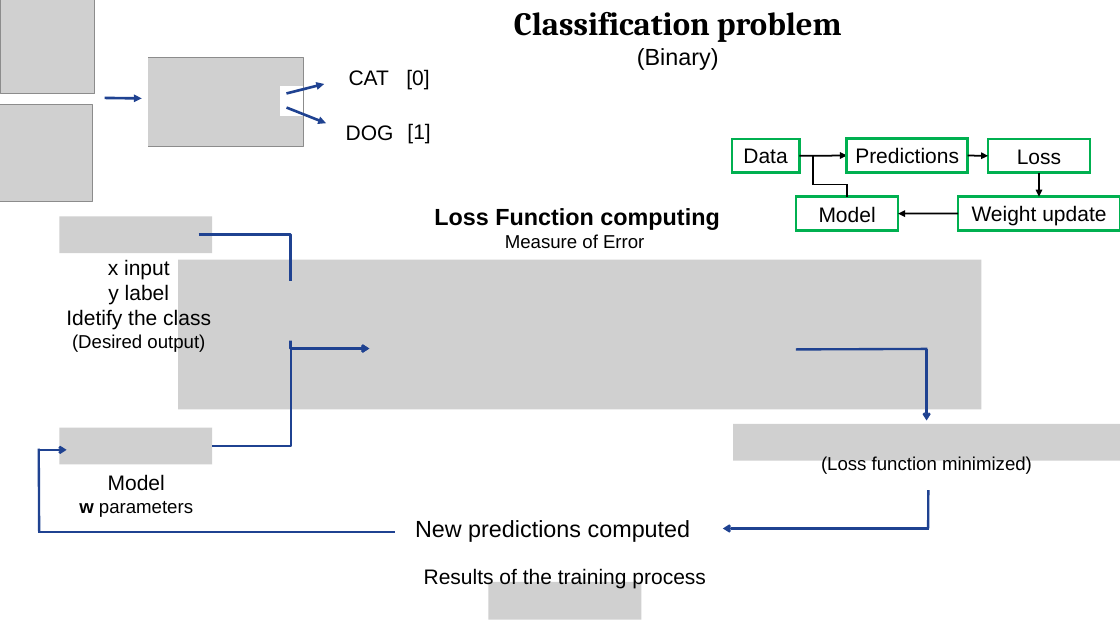
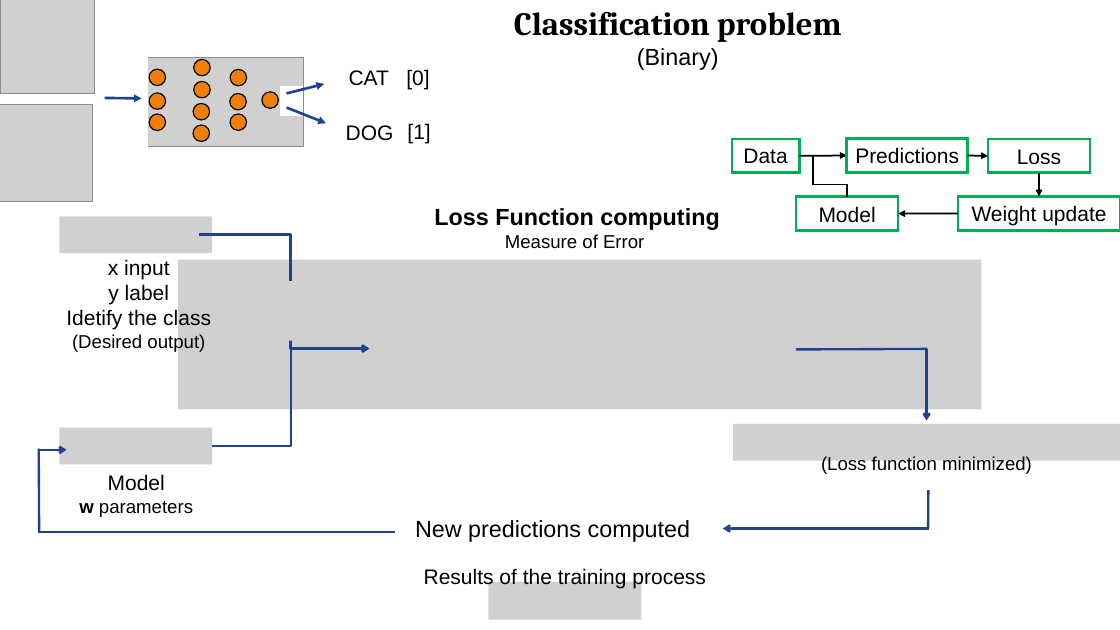
Before and after one commit to Nemenick/FCA_DeepNeuralNework-with-TensorFlow, a slide deck: slide 3 of _SNS_DeepNeuralNework with TensorFlow_lezione.pptx. Drawn at 1120x630 pixels with LibreOffice and Linux fonts; fonts in the diff are those of the drawing; grey boxes stand for pictures. Boxes give left, top, right and bottom in pixels: in the first picture for what was removed or moved away, otherwise in the second. Text is boxed around its words. In the diff, an @@ line names an element or a change of style, - is before the commit and + after.

```diff
--- a/_SNS_DeepNeuralNework with TensorFlow_lezione.pptx
+++ b/_SNS_DeepNeuralNework with TensorFlow_lezione.pptx
@@ ellipse added at <box>150,69,166,86</box>, fill #F07F09, outline #000000 1 pt @@
@@ ellipse added at <box>194,82,211,98</box>, fill #F07F09, outline #000000 1 pt @@
@@ ellipse added at <box>194,60,211,76</box>, fill #F07F09, outline #000000 1 pt @@
@@ ellipse added at <box>230,70,247,87</box>, fill #F07F09, outline #000000 1 pt @@
@@ ellipse added at <box>150,93,166,110</box>, fill #F07F09, outline #000000 1 pt @@
@@ ellipse added at <box>150,114,166,131</box>, fill #F07F09, outline #000000 1 pt @@
@@ ellipse added at <box>193,103,210,120</box>, fill #F07F09, outline #000000 1 pt @@
@@ ellipse added at <box>230,93,247,110</box>, fill #F07F09, outline #000000 1 pt @@
@@ ellipse added at <box>230,114,247,131</box>, fill #F07F09, outline #000000 1 pt @@
@@ ellipse added at <box>262,92,279,108</box>, fill #F07F09, outline #000000 1 pt @@
@@ ellipse added at <box>193,125,210,142</box>, fill #F07F09, outline #000000 1 pt @@
```
Also in this commit, not shown: 7 other slides changed, 8 other files.
